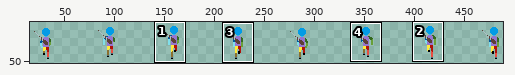
Two states of a sprite sheet, The Fallen Guardian/Assets/Art/Characters/Player/Move/Player_Move_Up.png. Above: a wide view before the commit, with the close-up outlined.
Close-up. Before:
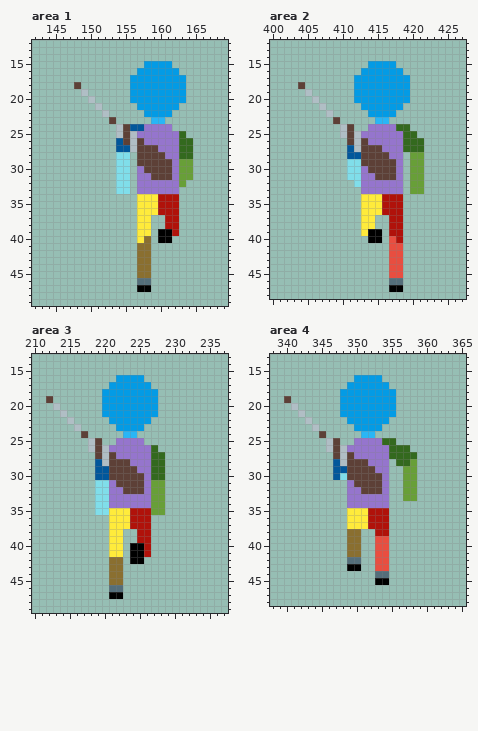
The file is 512x64 pixels. Shown: area 1: x 142..169, y 12..49; area 2: x 400..427, y 12..48; area 3: x 210..237, y 13..49; area 4: x 338..365, y 13..48. The wide view leaves out empty margins. The commit also changed other parts of the picture, which this record leaves out.
New version:
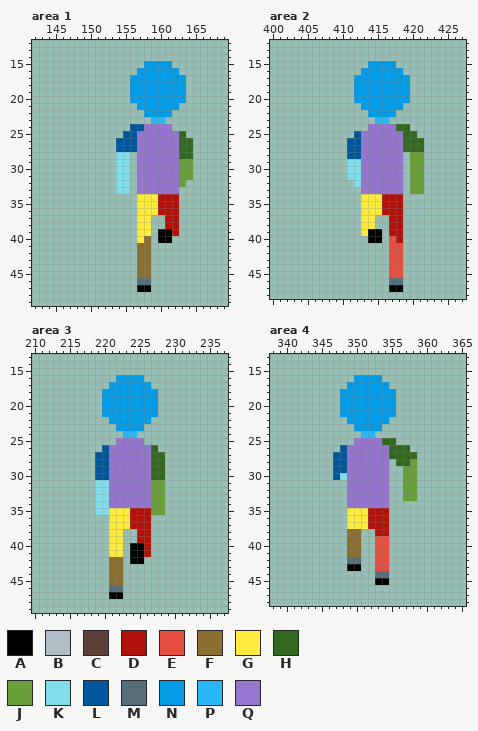
Palette (. is transparent): A #000000  B #b0bec5  C #5d4037  D #b0120a  E #e84e40  F #8a6f30  G #ffeb3b  H #33691e  J #689f38  K #80deea  L #01579b  M #546e7a  N #039be5  P #29b6f6  Q #9575cd
The exact change:
Area 1:
y 18: x 148 C -> .
y 19: x 149 B -> .
y 20: x 150 B -> .
y 21: x 151 B -> .
y 22: x 152 B -> .
y 23: x 153 C -> .
y 24: x 154..155 BC -> ..
y 25: x 154..156 BCB -> .LL
y 26: x 155..157 CBC -> LLQ
y 27: x 156..159 BCCC -> LQQQ
y 28: x 157..160 CCCC -> QQQQ
y 29: x 157..161 CCCCC -> QQQQQ
y 30: x 158..161 CCCC -> QQQQ
y 31: x 159..161 CCC -> QQQ
Area 2:
y 18: x 404 C -> .
y 19: x 405 B -> .
y 20: x 406 B -> .
y 21: x 407 B -> .
y 22: x 408 B -> .
y 23: x 409 C -> .
y 24: x 410..411 BC -> ..
y 25: x 410..412 BCB -> ..L
y 26: x 411..413 CBC -> LLQ
y 27: x 412..415 BCCC -> LQQQ
y 28: x 413..416 CCCC -> QQQQ
y 29: x 413..417 CCCCC -> QQQQQ
y 30: x 414..417 CCCC -> QQQQ
y 31: x 415..417 CCC -> QQQ
Area 3:
y 19: x 212 C -> .
y 20: x 213 B -> .
y 21: x 214 B -> .
y 22: x 215 B -> .
y 23: x 216 B -> .
y 24: x 217 C -> .
y 25: x 218..219 BC -> ..
y 26: x 218..220 BCB -> ..L
y 27: x 219..221 CBC -> LLQ
y 28: x 220..223 BCCC -> LQQQ
y 29: x 221..224 CCCC -> QQQQ
y 30: x 221..225 CCCCC -> QQQQQ
y 31: x 222..225 CCCC -> QQQQ
y 32: x 223..225 CCC -> QQQ
Area 4:
y 19: x 340 C -> .
y 20: x 341 B -> .
y 21: x 342 B -> .
y 22: x 343 B -> .
y 23: x 344 B -> .
y 24: x 345 C -> .
y 25: x 346..347 BC -> ..
y 26: x 346..348 BCB -> ..L
y 27: x 347..349 CBC -> LLQ
y 28: x 348..351 BCCC -> LQQQ
y 29: x 349..352 CCCC -> QQQQ
y 30: x 349..353 CCCCC -> QQQQQ
y 31: x 350..353 CCCC -> QQQQ
y 32: x 351..353 CCC -> QQQ
Boxes around the changes in both close-ups, in picture pixels (x1, y1, x2, y2):
changed: (74, 82, 172, 180)
changed: (298, 82, 396, 180)
changed: (46, 396, 144, 494)
changed: (284, 396, 382, 494)
